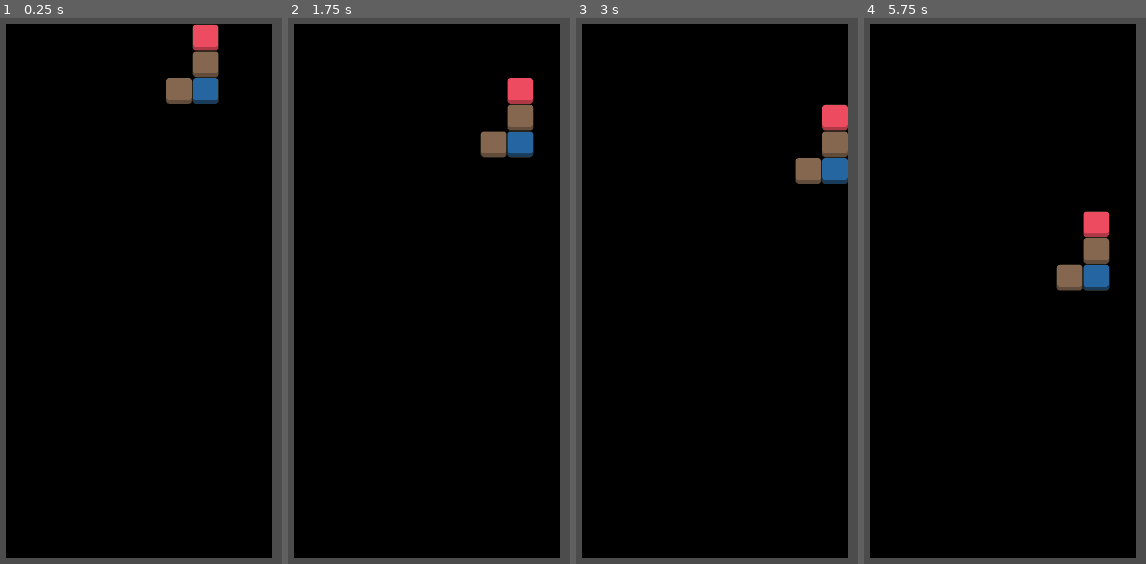
Above: before the commit, frames 1-4 (left to right).
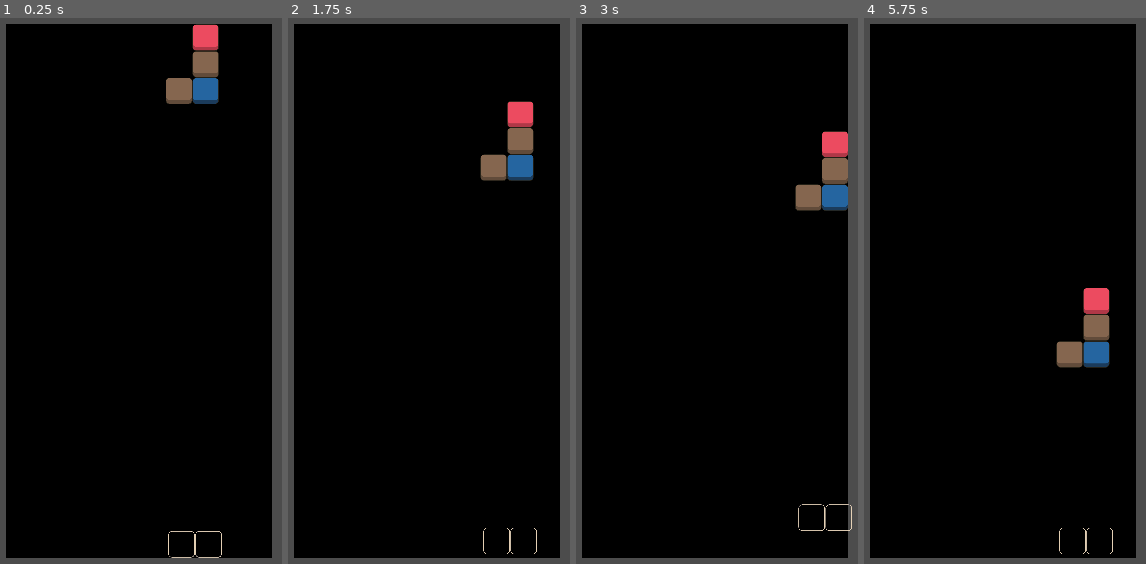
Above: after the commit, the same moments.

Repository: hadrienjeanne/Tetrominos
Game: Godot game, scene res://src/scenes/game/Game.tscn
Two runs of this game, one before a commit and one after it. Both use one fixed random seed, a clock stepped at 60 frames per second and the inputs below.
Inputs:
- Up to frame 1 (0.25 s): no input
- Up to frame 2 (1.75 s): tap Enter at 0.5 s; hold Right (ui_right) 0.53-1.28 s; hold Down (ui_down) from 1.28 s (still down)
- Up to frame 3 (3 s): release Down (ui_down) at 2.03 s; hold Right (ui_right) from 2.03 s (still down)
- Up to frame 4 (5.75 s): tap Space at 3.5 s; release Right (ui_right) at 3.53 s; hold Left (ui_left) 3.53-5.03 s; hold Down (ui_down) from 5.03 s (still down)

The runs differ from the first frame. In frame 1, 0.1% of the frame differs, in the area x 59-79%, y 93-99%; in frame 2, 2.7%; in frame 3, 2.8%; in frame 4, 3.7%, in the area x 68-89%, y 35-99%.

Commit message:
added  block projection

Diff:
--- a/src/scenes/blocks/Cell.gd
+++ b/src/scenes/blocks/Cell.gd
@@ -3,6 +3,7 @@
 onready var sprite : Sprite = $Sprite
 onready var move_tween : Tween = $MoveTween
 onready var destroy_animation : AnimatedSprite = $DestroyAnimation
+onready var projection_sprite : Sprite = $ProjectionSprite
 
 var available_colors := {
 	"blue": "res://src/assets/Cells/size_256/Cell_blue_256.png",
@@ -37,6 +38,9 @@
 	var _err = move_tween.interpolate_property(self, "position", position, position+dir, 0.2, Tween.TRANS_BOUNCE, Tween.EASE_OUT)
 	_err = move_tween.start()
 
+func set_projection_at_row(cell_row: int, cell_col:int, projection_row: int) -> void:
+	projection_sprite.position = Vector2(cell_col, (projection_row - cell_row) * Params.cell_size)
+
 func destroy() -> void:
 	destroy_animation.visible = true
 	sprite.visible = false
--- a/src/scenes/blocks/Cell.tscn
+++ b/src/scenes/blocks/Cell.tscn
@@ -9,6 +9,7 @@
 [ext_resource path="res://src/assets/Effects/explode_5_1.png" type="Texture" id=7]
 [ext_resource path="res://src/assets/Effects/explode_6_1.png" type="Texture" id=8]
 [ext_resource path="res://src/assets/Effects/explode_7_1.png" type="Texture" id=9]
+[ext_resource path="res://src/assets/Cells/size_256/Cell_empty_256.png" type="Texture" id=10]
 
 [sub_resource type="SpriteFrames" id=1]
 animations = [ {
@@ -33,3 +34,9 @@
 scale = Vector2( 0.5, 0.5 )
 frames = SubResource( 1 )
 centered = false
+
+[node name="ProjectionSprite" type="Sprite" parent="."]
+position = Vector2( 0, 64 )
+scale = Vector2( 0.25, 0.25 )
+texture = ExtResource( 10 )
+centered = false
--- a/src/scenes/blocks/EmptyCell.tscn
+++ /dev/null
@@ -1,10 +0,0 @@
-[gd_scene load_steps=2 format=2]
-
-[ext_resource path="res://src/assets/Cells/size_256/Cell_empty_256.png" type="Texture" id=1]
-
-[node name="EmptyCell" type="Node2D"]
-
-[node name="Sprite" type="Sprite" parent="."]
-scale = Vector2( 0.25, 0.25 )
-texture = ExtResource( 1 )
-centered = false
--- a/src/scenes/game/Board.gd
+++ b/src/scenes/game/Board.gd
@@ -4,7 +4,7 @@
 
 const width := 10
 const height := 20
-export var speed := 1.0
+export var speed := 1.5
 
 var rng := RandomNumberGenerator.new()
 
@@ -26,15 +26,16 @@
 # Called when the node enters the scene tree for the first time.
 func _ready() -> void:
 	board = make_2d_array(height, width)
+	fall_timer.wait_time = 1 / speed
 	rng.randomize()
-	instance_next_block()
+	instantiate_next_block()
 
 func _process(_delta: float) -> void:
 	input_treatment()
 
 
 ## instantiate a random block
-func instance_next_block() -> void:
+func instantiate_next_block() -> void:
 	var block = blocks[rng.randi() % blocks.size()].instance()
 	add_child(block)
 	block.position = Vector2(Params.cell_size * 5, 0)
@@ -42,6 +43,7 @@
 	current_block = block
 	current_block_position = pixel_to_grid(block.position.x, block.position.y)
 	put_block_into_board(int(current_block_position.y), int(current_block_position.x))
+	display_block_projection()
 
 ## make current block fall down 1 cell and move the cells on the board than can go down
 func blocks_fall() -> void:
@@ -65,7 +67,7 @@
 			fix_block_on_board()
 			check_for_color_matches()
 			destroy_matched_cells()
-			instance_next_block()
+			instantiate_next_block()
 
 func rotate_current_block() -> void:
 	if is_position_correct_after_rotation():
@@ -152,14 +154,15 @@
 				board[row + i][col + j] = cell
 
 func remove_current_block_from_board() -> void:
-	for row in board.size():
-		for col in board[row].size():
+	for row in height:
+		for col in width:
 			if board[row][col] in [1, 2, 3, 4]:
 				board[row][col] = null
 
 func update_board() -> void:
 	remove_current_block_from_board()
 	put_block_into_board(int(current_block_position.y), int(current_block_position.x))
+	display_block_projection()
 
 ## tells whether the position of the block is correct on the board after a rotation clockwise
 func is_position_correct_after_rotation() -> bool:
@@ -183,6 +186,12 @@
 
 ## Fixes the current block cells in the board
 func fix_block_on_board() -> void:
+	# removes projections
+	current_block.cell1.projection_sprite.visible = false
+	current_block.cell2.projection_sprite.visible = false
+	current_block.cell3.projection_sprite.visible = false
+	current_block.cell4.projection_sprite.visible = false
+
 	for row in height:
 		for col in width:
 			match board[row][col]:
@@ -237,3 +246,15 @@
 		if not is_a_cell(row, col):
 			return row
 	return 0
+
+## displays the projection of the current block on the lower part of the board
+func display_block_projection() -> void:
+	for row in height:
+		for col in width:
+			if board[row][col] in [1, 2, 3, 4]:
+				var lowest_row = get_lowest_available_row(col)
+				match board[row][col]:
+					1: current_block.cell1.set_projection_at_row(row, col, lowest_row)
+					2: current_block.cell2.set_projection_at_row(row, col, lowest_row)
+					3: current_block.cell3.set_projection_at_row(row, col, lowest_row)
+					4: current_block.cell4.set_projection_at_row(row, col, lowest_row)
Binary file changed: src/assets/Cells/size_256/Cell_empty_256.png
Binary file changed: src/assets/Cells/size_512/Cell_empty_512.png
Not shown: 1 places in src/scenes/blocks/Cell.tscn that only renumber resources
Not shown, added: src/assets/Cells/size_256/Cell_empty_256.png~
Not shown, added: src/assets/Cells/size_512/Cell_empty_512.png~
